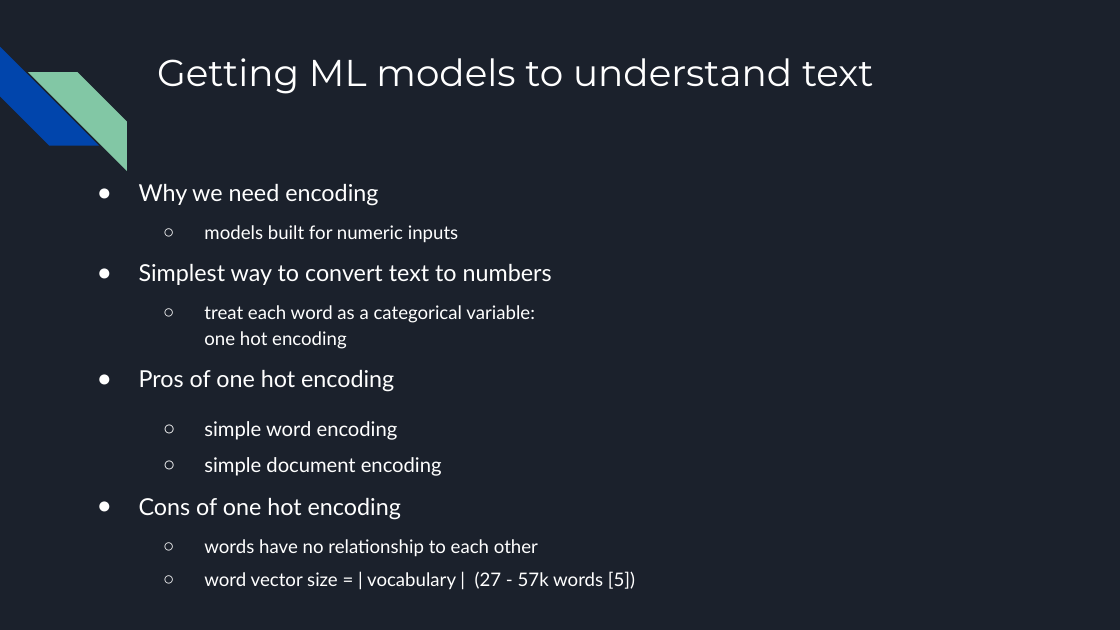
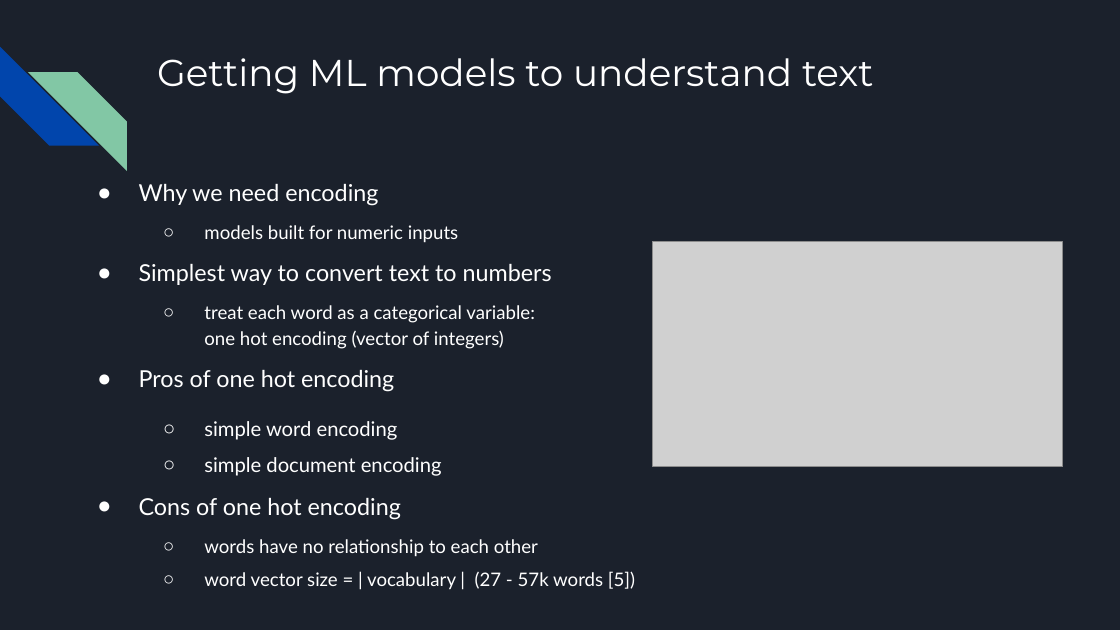
Before and after one commit to MichaelSzczepaniak/WordEmbeddings, a slide deck: slide 8 of word_embeddings_30min.odp. Drawn at 1120x630 pixels with LibreOffice and Linux fonts; fonts in the diff are those of the drawing; grey boxes stand for pictures. Boxes give left, top, right and bottom in pixels: in the first picture for what was removed or moved away, otherwise in the second. Text is boxed around its words. In the diff, an @@ line names an element or a change of style, - is before the commit and + after.

Commit message:
add graphics to encodings section, add content on embeddings

```diff
--- a/word_embeddings_30min.odp
+++ b/word_embeddings_30min.odp
@@ picture added at (653, 242, 1063, 467) @@
@@ text at (204, 305, 535, 349): text changed @@
-  ○ treat each word as a categorical variable:
-    one hot encoding
+  ○ treat each word as a categorical variable:
+    one hot encoding (vector of integers)
```
Also in this commit, not shown: 4 other slides changed, 1 slide added.
